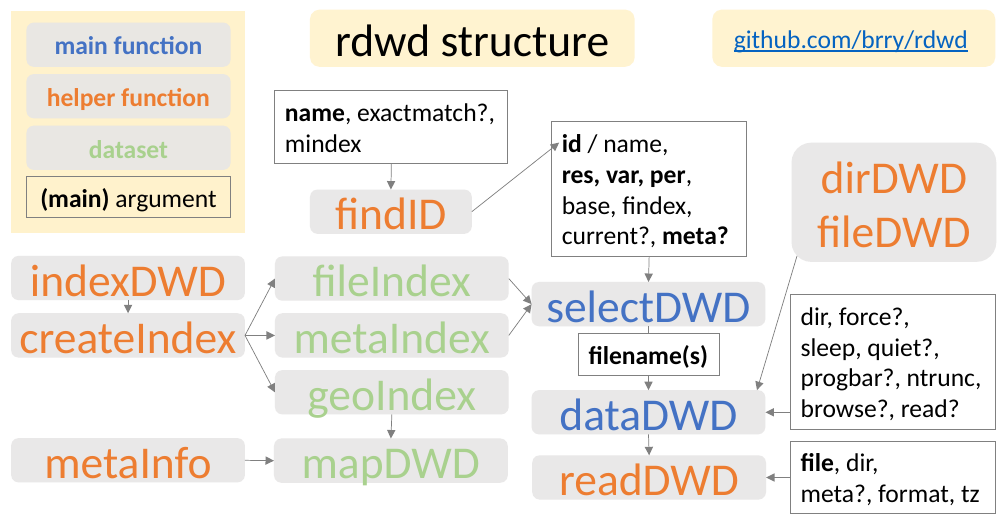
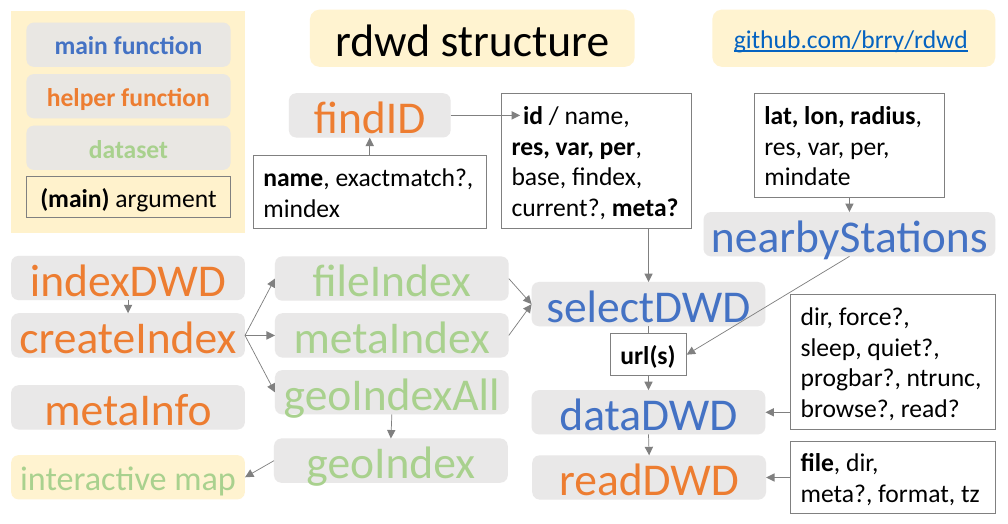
Before and after one commit to brry/rdwd, a slide deck: slide 1 of vignettes/PackageSchematic.pptx. Drawn at 1008x524 pixels with LibreOffice and Linux fonts; fonts in the diff are those of the drawing. Boxes give left, top, right and bottom in pixels: in the first picture for what was removed or moved away, otherwise in the second. Text is boxed around its words. In the diff, an @@ line names an element or a change of style, - is before the commit and + after.

```diff
--- a/vignettes/PackageSchematic.pptx
+++ b/vignettes/PackageSchematic.pptx
@@ rounded rectangle "findID": place and size @@
-rounded rectangle "findID" at <box>310,190,472,234</box>
+rounded rectangle "findID" at <box>289,93,451,137</box>
@@ arrow moved from (472, 212) - (559, 142) to (451, 116) - (520, 116) @@
@@ rectangle "id / name,": place and size @@
-rectangle "id / name," at <box>552,122,747,256</box>
+rectangle "id / name," at <box>502,94,692,228</box>
@@ rectangle "id / name," at <box>502,94,692,228</box>: fill none to #FFFFFF @@
@@ rectangle added at <box>755,94,946,198</box>, fill #FFFFFF, outline #808080 0.75 pt, 18 pt, text #000000 @@
+lat, lon, radius,
+res, var, per,
+mindate
@@ arrow moved from (391, 163) - (391, 190) to (370, 156) - (370, 137) @@
@@ rounded rectangle removed at <box>792,142,997,261</box> @@
-dirDWD
-fileDWD
@@ rectangle "name, exactmatch?,": place and size @@
-rectangle "name, exactmatch?," at <box>276,91,508,164</box>
+rectangle "name, exactmatch?," at <box>253,156,486,228</box>
@@ arrow added from (850, 198) to (850, 212), #808080 0.5 pt @@
@@ arrow moved from (649, 256) - (648, 282) to (648, 228) - (648, 282) @@
@@ rounded rectangle added at <box>704,212,996,256</box>, fill #E7E6E6 at 91% opacity, 32 pt, text #4472C4 @@
+nearbyStations
@@ arrow moved from (797, 256) - (757, 390) to (850, 256) - (687, 354) @@
@@ rectangle "url(s)": place and size @@
-rectangle "url(s)" at <box>579,334,720,375</box>
+rectangle "url(s)" at <box>611,334,687,375</box>
@@ text in rectangle at <box>620,345,675,368</box>: text changed @@
-filename(s)
+url(s)
@@ rounded rectangle "metaInfo": place and size @@
-rounded rectangle "metaInfo" at <box>11,438,245,482</box>
+rounded rectangle "metaInfo" at <box>11,385,245,429</box>
@@ rounded rectangle added at <box>276,371,509,415</box>, fill #E7E6E6 at 91% opacity, 32 pt, text #A9D18E @@
+geoIndexAll
@@ rounded rectangle "geoIndex": place and size @@
-rounded rectangle "geoIndex" at <box>276,371,509,415</box>
+rounded rectangle "geoIndex" at <box>275,438,508,482</box>
@@ rounded rectangle removed at <box>275,438,508,482</box> @@
-mapDWD
@@ rounded rectangle added at <box>11,456,245,500</box>, fill #FFF2CC at 91% opacity, 24 pt, text #A9D18E @@
+interactive map
@@ arrow moved from (245, 461) - (275, 461) to (275, 461) - (245, 477) @@
```
Also in this commit, not shown: 4 other files.
